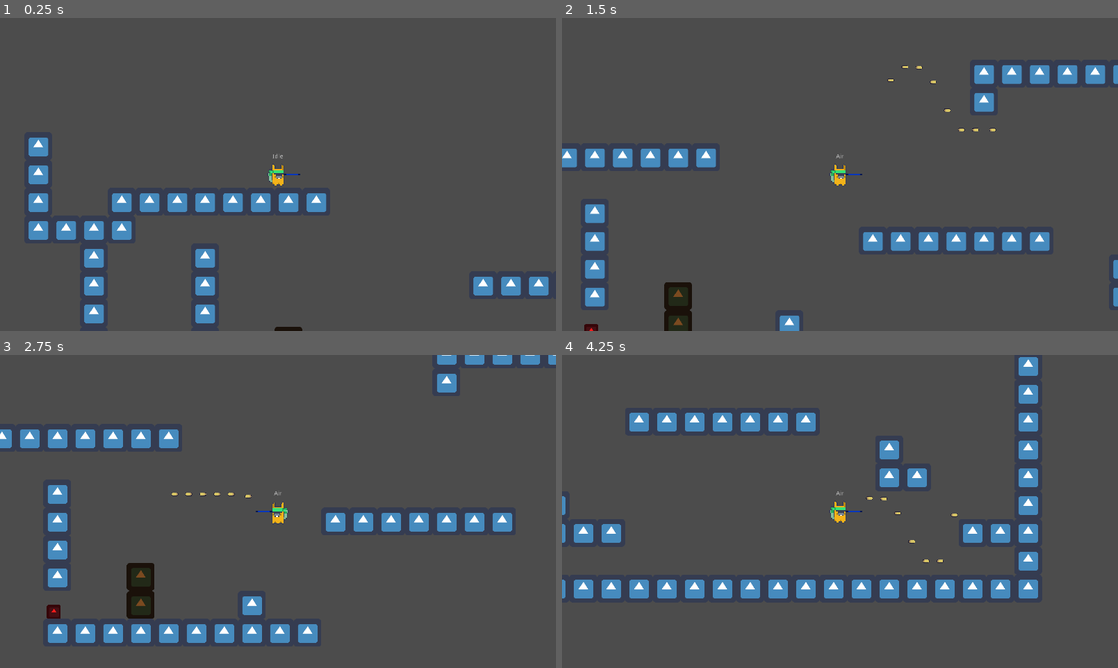
Above: before the commit, frames 1-4 (two rows, left to right).
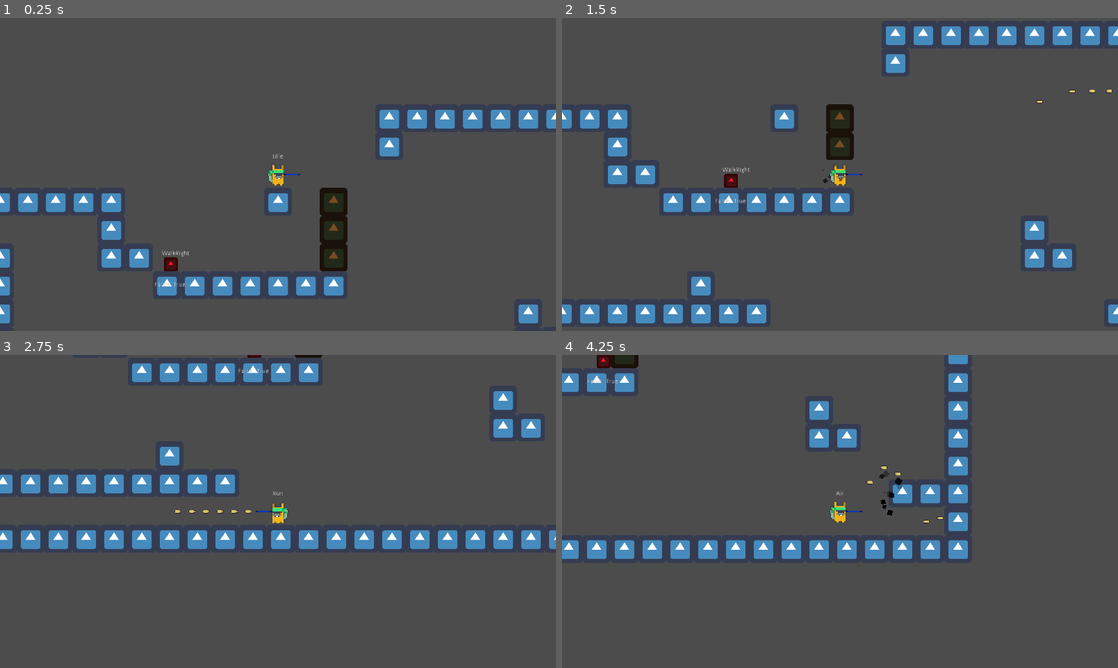
Above: after the commit, the same moments.

Repository: fruitdude/godot-metroidvania
Game: Godot game, scene res://src/main/Main.tscn
Same seed, same stepped clock (60 frames per second), same inputs: the game is played once before the commit and once after it. The engine's default icon, where the game draws it, is replaced by a stand-in: a white triangle on a blue panel in a dark square.
Inputs (mouse positions are in pixels of both pictures, inside the frame that each line leads up to):
- Up to frame 1 (0.25 s): no input
- Up to frame 2 (1.5 s): move the mouse to (962, 158) at 0.52 s; press the mouse at (962, 158) at 0.53 s; hold D (move_right) from 0.53 s (still down); tap Space (jump) at 0.77 s; move the mouse to (728, 190) at 1.27 s; release the mouse at (728, 190) at 1.28 s; tap Shift (stay_stationary) at 1.35 s
- Up to frame 3 (2.75 s): tap Space (jump) at 1.52 s; move the mouse to (333, 442) at 2.02 s; release D (move_right) at 2.03 s; press the mouse at (333, 442) at 2.03 s; hold A (move_left) from 2.03 s (still down)
- Up to frame 4 (4.25 s): move the mouse to (812, 574) at 2.77 s; release A (move_left) at 2.78 s; release the mouse at (812, 574) at 2.78 s; hold D (move_right) from 2.78 s (still down); tap Shift (stay_stationary) at 2.85 s; tap Space (jump) at 3.02, 3.77 s; move the mouse to (1006, 558) at 3.52 s; press the mouse at (1006, 558) at 3.53 s

The runs differ from the first frame. In frame 1, 11% of the frame differs, in the area x 0-100%, y 29-100%; in frame 2, 14%; in frame 3, 16%, in the area x 0-100%, y 0-92%; in frame 4, 15%.

Commit message:
snail enemy logic

Diff:
--- a/src/destructibles/box/Box.tscn
+++ b/src/destructibles/box/Box.tscn
@@ -30,6 +30,7 @@
 
 [node name="InBoxArea" type="Area2D" parent="."]
 collision_layer = 0
+collision_mask = 5
 
 [node name="CollisionShape2D" type="CollisionShape2D" parent="InBoxArea"]
 shape = SubResource( 3 )
--- a/src/enemies/snail/Snail.gd
+++ b/src/enemies/snail/Snail.gd
@@ -5,11 +5,16 @@
 export var speed := 100.0
 export var gravity := 3500.0
 
+
+export(NodePath) onready var raycast_left = get_node(raycast_left) as RayCast2D
+export(NodePath) onready var raycast_right = get_node(raycast_right) as RayCast2D
 export(NodePath) onready var fsm = get_node(fsm) as StateMachine
 export(NodePath) onready var label = get_node(label) as Label
 
 var velocity : Vector2
 
 
-#func _process(_delta: float) -> void:
-#	label.text = fsm.state.name
+func _process(_delta: float) -> void:
+	label.text = fsm.state.name
+	$Label2.text = str(raycast_left.is_colliding())
+	$Label3.text = str(raycast_right.is_colliding())
--- a/src/enemies/snail/Snail.tscn
+++ b/src/enemies/snail/Snail.tscn
@@ -11,8 +11,10 @@
 
 [node name="Snail" type="KinematicBody2D"]
 collision_layer = 4
-collision_mask = 16
+collision_mask = 24
 script = ExtResource( 1 )
+raycast_left = NodePath("Raycasts/RayCastLeft")
+raycast_right = NodePath("Raycasts/RayCastRight")
 fsm = NodePath("StateMachine")
 label = NodePath("Label")
 
@@ -23,6 +25,22 @@
 
 [node name="CollisionShape2D" type="CollisionShape2D" parent="."]
 shape = SubResource( 1 )
+
+[node name="Raycasts" type="Node2D" parent="."]
+
+[node name="RayCastLeft" type="RayCast2D" parent="Raycasts"]
+self_modulate = Color( 1, 0, 0.772549, 1 )
+position = Vector2( -16, 16 )
+enabled = true
+cast_to = Vector2( 0, 25 )
+collision_mask = 2
+
+[node name="RayCastRight" type="RayCast2D" parent="Raycasts"]
+self_modulate = Color( 1, 0, 0.772549, 1 )
+position = Vector2( 16, 16 )
+enabled = true
+cast_to = Vector2( 0, 25 )
+collision_mask = 2
 
 [node name="StateMachine" type="Node" parent="."]
 script = ExtResource( 3 )
@@ -44,3 +62,23 @@
 __meta__ = {
 "_edit_use_anchors_": false
 }
+
+[node name="Label2" type="Label" parent="."]
+margin_left = -40.0
+margin_top = 40.0
+margin_bottom = 54.0
+align = 1
+valign = 1
+__meta__ = {
+"_edit_use_anchors_": false
+}
+
+[node name="Label3" type="Label" parent="."]
+margin_top = 40.0
+margin_right = 40.0
+margin_bottom = 54.0
+align = 1
+valign = 1
+__meta__ = {
+"_edit_use_anchors_": false
+}
--- a/src/enemies/snail/States/WalkDown.gd
+++ b/src/enemies/snail/States/WalkDown.gd
@@ -5,16 +5,8 @@
 
 
 func enter(_msg := {}) -> void:
-	snail.velocity = Vector2.ZERO
+	if snail.rotation_degrees == 0 and move_direction == 1.0:
+		snail.rotation_degrees = 90
 
-
-#func physics_update(_delta: float) -> void:
-#
-#
-#	if snail.is_on_wall():
-#		snail.velocity.y = snail.speed * -move_direction
-#		snail.velocity.x = snail.speed * move_direction
-#	else:
-#		snail.velocity = Vector2.ZERO
-#
-#	snail.velocity = snail.move_and_slide(snail.velocity, Vector2.UP)
+	snail.raycast_left.enabled = false
+	snail.raycast_right.enabled = true
--- a/src/enemies/snail/States/WalkRight.gd
+++ b/src/enemies/snail/States/WalkRight.gd
@@ -1,23 +1,29 @@
 extends SnailState
 
 
-var move_direction := 1.0
+var move_direction_x := 1.0
 
 
 func enter(_msg := {}) -> void:
 	snail.velocity = Vector2.ZERO
+	snail.raycast_left.enabled = false
+	snail.raycast_right.enabled = true
 
 
 func physics_update(_delta: float) -> void:
-	print(snail.is_on_floor())
+	snail.velocity.x = snail.speed * move_direction_x
 
-	snail.velocity.y = snail.speed * move_direction
-
-	if snail.is_on_floor():
-		snail.velocity.x = snail.speed * move_direction
-		snail.velocity.y = 0
+	if snail.raycast_right.enabled:
+		if snail.raycast_right.is_colliding():
+			snail.velocity = snail.move_and_slide(snail.velocity, Vector2.UP)
+		else:
+			snail.raycast_left.enabled = true
+			snail.raycast_right.enabled = false
+	elif snail.raycast_left.enabled:
+		if snail.raycast_left.is_colliding():
+			snail.velocity = snail.move_and_slide(snail.velocity, Vector2.UP)
+		else:
+			snail.raycast_left.enabled = false
+			snail.raycast_right.enabled = false
 	else:
 		state_machine.transition_to("WalkDown")
-
-
-	snail.velocity = snail.move_and_slide(snail.velocity, Vector2.UP)
--- a/src/main/Main.tscn
+++ b/src/main/Main.tscn
@@ -38,13 +38,14 @@
 z_index = -7
 z_as_relative = false
 tile_set = SubResource( 2 )
+show_collision = true
 collision_layer = 2
 collision_mask = 29
 format = 1
-tile_data = PoolIntArray( -196590, 0, 0, -196589, 0, 0, -196 …(244 unchanged characters)…  0, 5, 0, 0, 6, 0, 0, 7, 0, 0, 8, 0, 0, 28, 0, 0, 131070, 0, 0, 131071, 0, 0, 65536, 0, 0, 65537, 0, 0, 65564, 0, 0, 131072, 0, 0, 131076, 0, 0, 131100, 0, 0, 196608, 0, 0, 196612, 0, 0, 196622, 0, 0, 196623, 0, 0, 196624, 0, 0, 196625, 0, 0, 196626, 0, 0, 196627, 0, 0, 196628, 0, 0, 196636, 0, 0, 262144, 0, 0, 2621 …(780 unchanged characters)…
+tile_data = PoolIntArray( -196590, 0, 0, -196589, 0, 0, -196 …(244 unchanged characters)…  0, 5, 0, 0, 6, 0, 0, 7, 0, 0, 8, 0, 0, 14, 0, 0, 28, 0, 0, 131070, 0, 0, 131071, 0, 0, 65536, 0, 0, 65537, 0, 0, 65544, 0, 0, 65564, 0, 0, 131072, 0, 0, 131076, 0, 0, 131080, 0, 0, 131081, 0, 0, 131100, 0, 0, 196608, 0, 0, 196612, 0, 0, 196618, 0, 0, 196619, 0, 0, 196620, 0, 0, 196621, 0, 0, 196622, 0, 0, 196623, 0, 0, 196624, 0, 0, 196636, 0, 0, 262144, 0, 0, 2621 …(780 unchanged characters)…
 
 [node name="Player" type="Node2D" parent="."]
-position = Vector2( 456, -48 )
+position = Vector2( 928, -32 )
 __meta__ = {
 "_edit_group_": true
 }
@@ -61,14 +62,18 @@
 [node name="Destructibles" type="Node2D" parent="."]
 
 [node name="Box" parent="Destructibles" instance=ExtResource( 3 )]
-position = Vector2( 480, 416 )
+position = Vector2( 1056, 160 )
 
 [node name="Box2" parent="Destructibles" instance=ExtResource( 3 )]
-position = Vector2( 480, 351 )
+position = Vector2( 1056, 96 )
+
+[node name="Box3" parent="Destructibles" instance=ExtResource( 3 )]
+position = Vector2( 1056, 32 )
 
 [node name="Enemies" type="Node2D" parent="."]
 
 [node name="Snail" parent="Enemies" instance=ExtResource( 4 )]
-position = Vector2( 280, 432 )
+position = Vector2( 656, 176 )
 
 [editable path="Player/Player"]
+[editable path="Enemies/Snail"]
